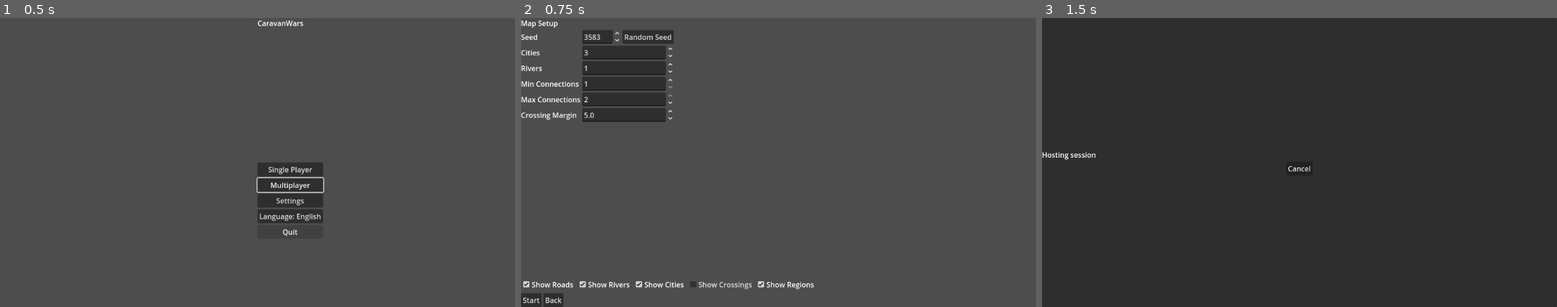
Above: before the commit, frames 1-3 (left to right).
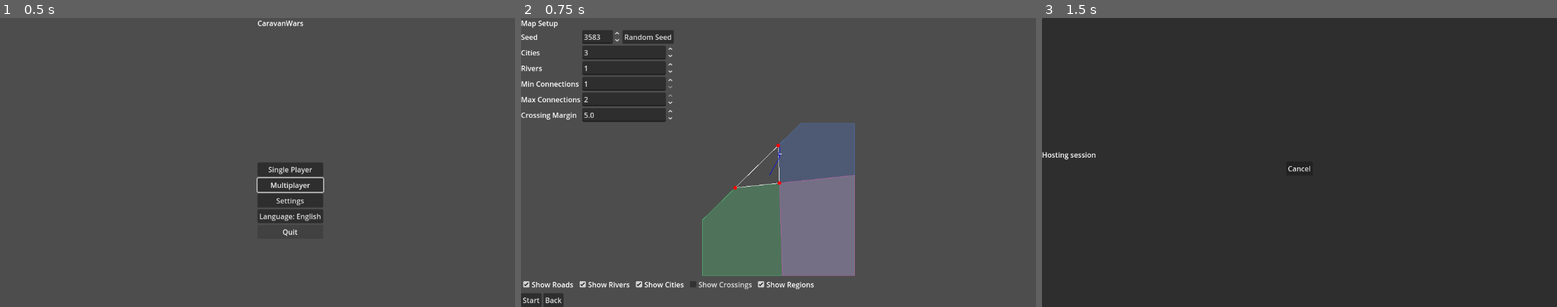
Above: after the commit, the same moments.

Repository: sepa79/CaravanWars
Game: Godot game, scene res://scenes/Main.tscn
Two runs of this game, one before a commit and one after it. Both use one fixed random seed, a clock stepped at 60 frames per second and the inputs below.
Inputs:
- Up to frame 1 (0.5 s): no input
- Up to frame 2 (0.75 s): click "Single Player" at 0.5 s
- Up to frame 3 (1.5 s): click "Start" at 1.25 s

Frame 1 is identical in both runs. In frame 2, 12% of the frame differs, in the area x 35-65%, y 36-90%; in frame 3, nothing differs.
Error before the commit: Parse Error: Static function "voronoi_diagram()" not found in base "GDScriptNativeClass". (res://map/RegionGenerator.gd:14)

Commit message:
fix: drop Geometry2D Voronoi calls

Diff:
--- a/game/map/RegionGenerator.gd
+++ b/game/map/RegionGenerator.gd
@@ -11,7 +11,7 @@
 func generate_regions(cities: Array[Vector2]) -> Dictionary:
     print("[RegionGenerator] generating regions for %s cities" % cities.size())
     var bounds := Rect2(Vector2.ZERO, Vector2(CityPlacerModule.WIDTH, CityPlacerModule.HEIGHT))
-    var voronoi: Array = Geometry2D.voronoi_diagram(PackedVector2Array(cities), bounds)
+    var voronoi: Array = _voronoi_diagram(cities, bounds)
     print("[RegionGenerator] computed %s raw cells" % voronoi.size())
     var regions: Dictionary = {}
     for i in range(voronoi.size()):
@@ -20,7 +20,7 @@
         if poly.size() < 3:
             print("[RegionGenerator] cell %s discarded: less than 3 vertices" % i)
             continue
-        poly = Geometry2D.sort_points_clockwise(poly)
+        poly = _sort_clockwise(poly)
         poly = _filter_points(poly)
         print("[RegionGenerator] cell %s has %s vertices after filtering" % [i, poly.size()])
         if poly.size() < 3:
@@ -53,3 +53,82 @@
     if cleaned.size() > 2 and cleaned[0].distance_to(cleaned[cleaned.size() - 1]) <= EPS:
         cleaned.remove_at(cleaned.size() - 1)
     return cleaned
+
+# Computes Voronoi cells for each point, clipped to the map bounds.
+func _voronoi_diagram(points: Array[Vector2], bounds: Rect2) -> Array:
+    var pts := PackedVector2Array(points)
+    var tri := Geometry2D.triangulate_delaunay(pts)
+    var neighbors: Array = []
+    neighbors.resize(points.size())
+    for i in range(points.size()):
+        neighbors[i] = {}
+    if tri.is_empty():
+        for i in range(points.size()):
+            for j in range(points.size()):
+                if i != j:
+                    neighbors[i][j] = true
+    else:
+        for t in range(0, tri.size(), 3):
+            var a: int = tri[t]
+            var b: int = tri[t + 1]
+            var c: int = tri[t + 2]
+            neighbors[a][b] = true
+            neighbors[a][c] = true
+            neighbors[b][a] = true
+            neighbors[b][c] = true
+            neighbors[c][a] = true
+            neighbors[c][b] = true
+    var base := PackedVector2Array([
+        bounds.position,
+        bounds.position + Vector2(bounds.size.x, 0),
+        bounds.position + bounds.size,
+        bounds.position + Vector2(0, bounds.size.y),
+    ])
+    var cells: Array = []
+    for i in range(points.size()):
+        var poly: PackedVector2Array = base.duplicate()
+        for j in neighbors[i].keys():
+            poly = _clip_poly(poly, points[i], points[j])
+            if poly.size() < 3:
+                break
+        cells.append(poly)
+    return cells
+
+# Clips polygon by the half-plane defined by the bisector between p and q.
+func _clip_poly(poly: PackedVector2Array, p: Vector2, q: Vector2) -> PackedVector2Array:
+    if poly.is_empty():
+        return poly
+    var result := PackedVector2Array()
+    var mid: Vector2 = (p + q) * 0.5
+    var dir: Vector2 = (q - p).normalized()
+    var normal: Vector2 = Vector2(dir.y, -dir.x)
+    if (p - mid).dot(normal) < 0:
+        normal = -normal
+    for i in range(poly.size()):
+        var a: Vector2 = poly[i]
+        var b: Vector2 = poly[(i + 1) % poly.size()]
+        var da: float = (a - mid).dot(normal)
+        var db: float = (b - mid).dot(normal)
+        if da >= -EPS:
+            result.append(a)
+        if da * db < -EPS * EPS:
+            var t: float = da / (da - db)
+            result.append(a + (b - a) * t)
+    return result
+
+# Orders polygon vertices clockwise around their centroid.
+func _sort_clockwise(points: PackedVector2Array) -> PackedVector2Array:
+    var center := Vector2.ZERO
+    for p in points:
+        center += p
+    center /= points.size()
+    var arr: Array = []
+    for p in points:
+        arr.append(p)
+    arr.sort_custom(func(a, b):
+        return atan2(a.y - center.y, a.x - center.x) > atan2(b.y - center.y, b.x - center.x)
+    )
+    var sorted := PackedVector2Array()
+    for p in arr:
+        sorted.append(p)
+    return sorted
Not shown, changed: CHANGELOG.md
